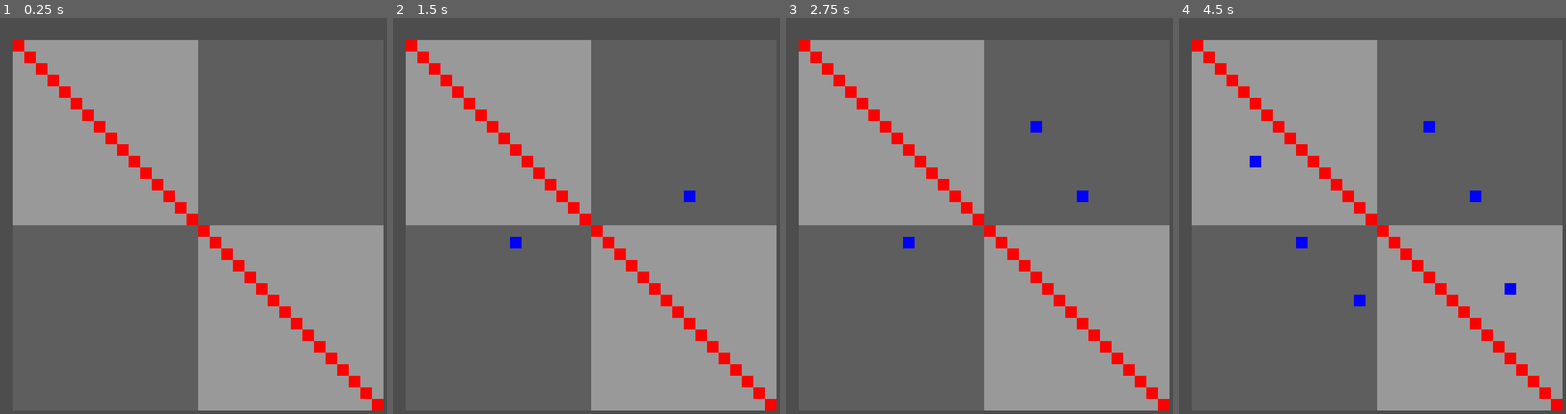
Above: before the commit, frames 1-4 (left to right).
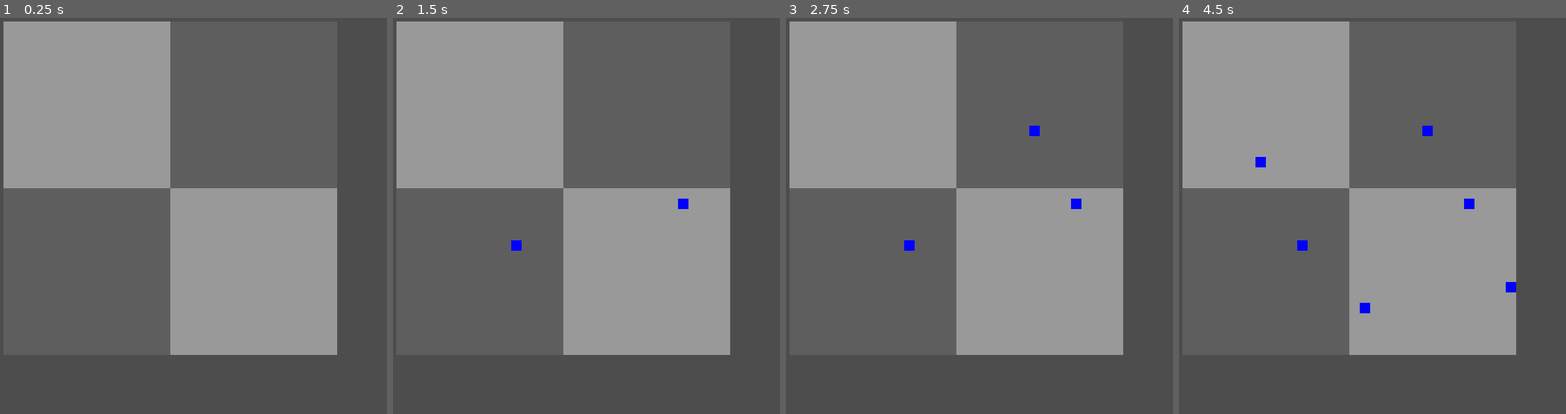
Above: after the commit, the same moments.

Repository: kennethbchen/Fireworkshop-Game
Game: Godot game, scene res://main.tscn
Same seed, same stepped clock (60 frames per second), same inputs: the game is played once before the commit and once after it.
Inputs (mouse positions are in pixels of both pictures, inside the frame that each line leads up to):
- Up to frame 1 (0.25 s): no input
- Up to frame 2 (1.5 s): tap Enter at 0.5 s; move the mouse to (687, 200) at 0.52 s; click (687, 200) at 0.67 s; tap Space at 1.25 s; move the mouse to (512, 239) at 1.27 s; click (512, 239) at 1.42 s
- Up to frame 3 (2.75 s): tap Enter at 2 s; move the mouse to (1029, 128) at 2.02 s; click (1029, 128) at 2.17 s
- Up to frame 4 (4.5 s): tap Space at 2.75, 4.25 s; move the mouse to (1360, 303) at 2.77 s; click (1360, 303) at 2.92 s; tap Enter at 3.5 s; move the mouse to (1507, 283) at 3.52 s; click (1507, 283) at 3.67 s; move the mouse to (1256, 156) at 4.27 s; click (1256, 156) at 4.42 s

The runs differ from the first frame. In frame 1, 28% of the frame differs, in the area x 0-100%, y 0-100%; in frame 2, 28%; in frame 3, 28%; in frame 4, 28%.

Commit message:
Cleaned up frame script a bit

Diff:
--- a/main.tscn
+++ b/main.tscn
@@ -21,11 +21,11 @@
 [node name="CanvasLayer" type="CanvasLayer" parent="."]
 
 [node name="Frame" type="TextureRect" parent="CanvasLayer"]
-offset_left = 16.0
-offset_top = 24.0
-offset_right = 48.0
-offset_bottom = 56.0
-scale = Vector2(10, 10)
+offset_left = 8.0
+offset_top = 8.0
+offset_right = 40.0
+offset_bottom = 40.0
+scale = Vector2(9, 9)
 script = ExtResource("3_c1rli")
 metadata/_edit_group_ = true
 
--- a/scripts/frame.gd
+++ b/scripts/frame.gd
@@ -13,10 +13,6 @@
 
 	# Image starts as compressed I guess
 	img.decompress()
-
-	for i in range(width):
-		img.set_pixel(i, i, Color.RED)
-
 
 	texture = ImageTexture.create_from_image(img)
 
